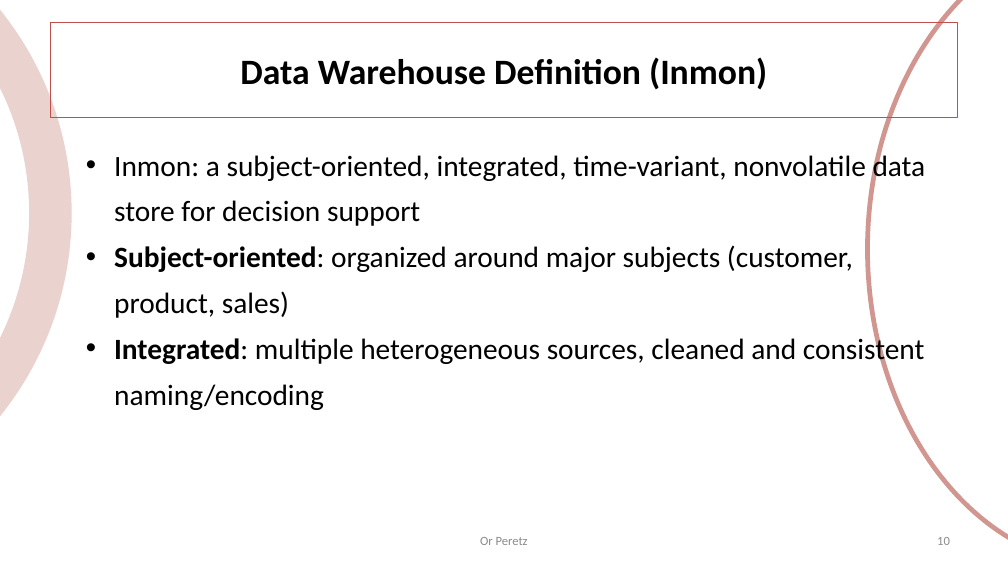
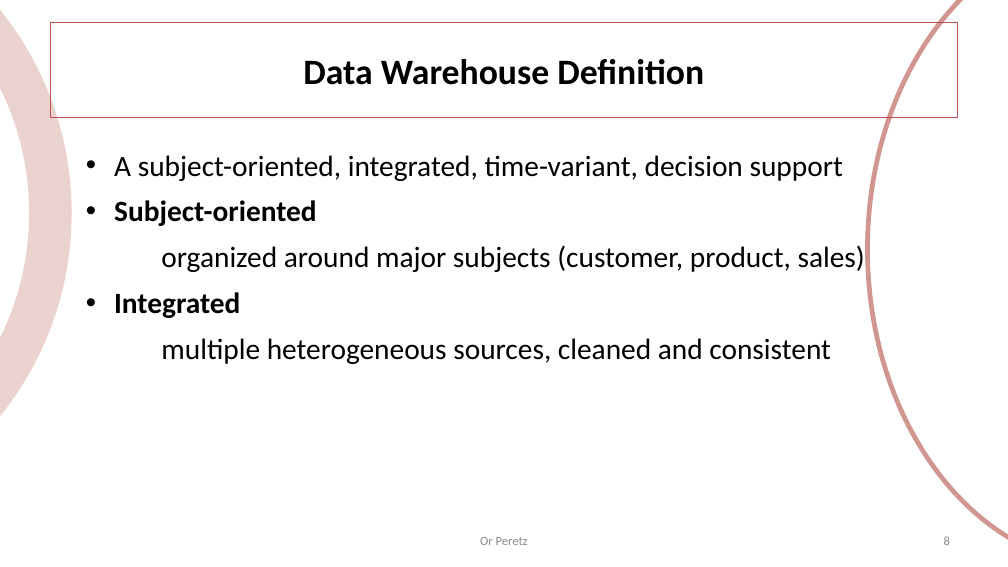
Before and after one commit to OrPerets/data-engineering-course, a slide deck: slide 8 of build/04-DWH-1.pptx (slide 10 before the commit). Drawn at 1008x567 pixels with LibreOffice and Linux fonts; fonts in the diff are those of the drawing. Boxes give left, top, right and bottom in pixels: in the first picture for what was removed or moved away, otherwise in the second. Text is boxed around its words. In the diff, an @@ line names an element or a change of style, - is before the commit and + after.

```diff
--- a/build/04-DWH-1.pptx
+++ b/build/04-DWH-1.pptx
@@ title at (303, 59, 704, 85): text changed @@
-Data Warehouse Definition (Inmon)
+Data Warehouse Definition
@@ text at (114, 155, 865, 364): text changed @@
-• Inmon: a subject-oriented, integrated, time-variant, nonvolatile data store for decision support
-• Subject-oriented: organized around major subjects (customer, product, sales)
-• Integrated: multiple heterogeneous sources, cleaned and consistent naming/encoding
+• A subject-oriented, integrated, time-variant, decision support
+• Subject-oriented
+organized around major subjects (customer, product, sales)
+• Integrated
+multiple heterogeneous sources, cleaned and consistent
@@ page number at (944, 536, 950, 545): text changed @@
-10
+8
```
Also in this commit, not shown: 7 other slides changed, 7 slides added, 43 slides removed, 24 other files.
